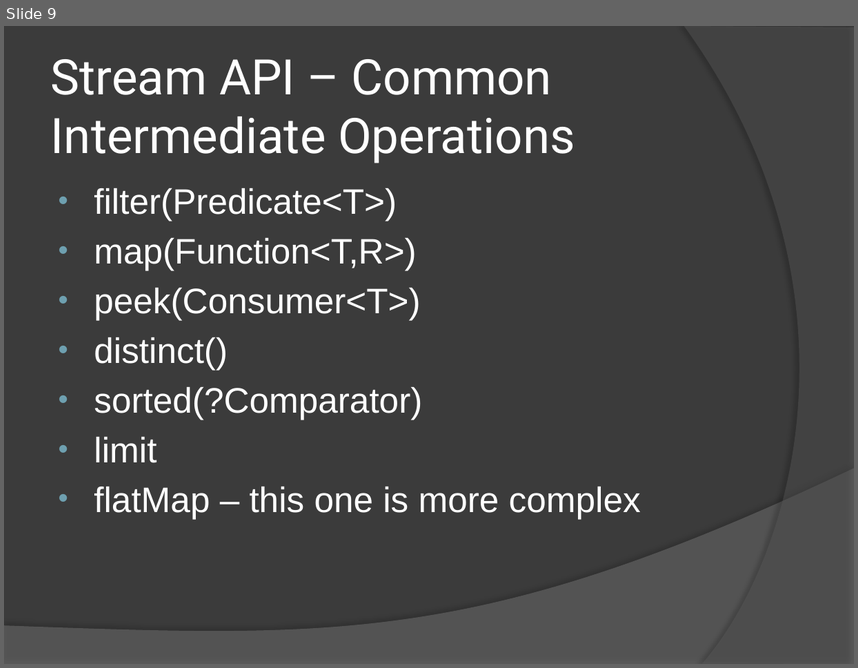
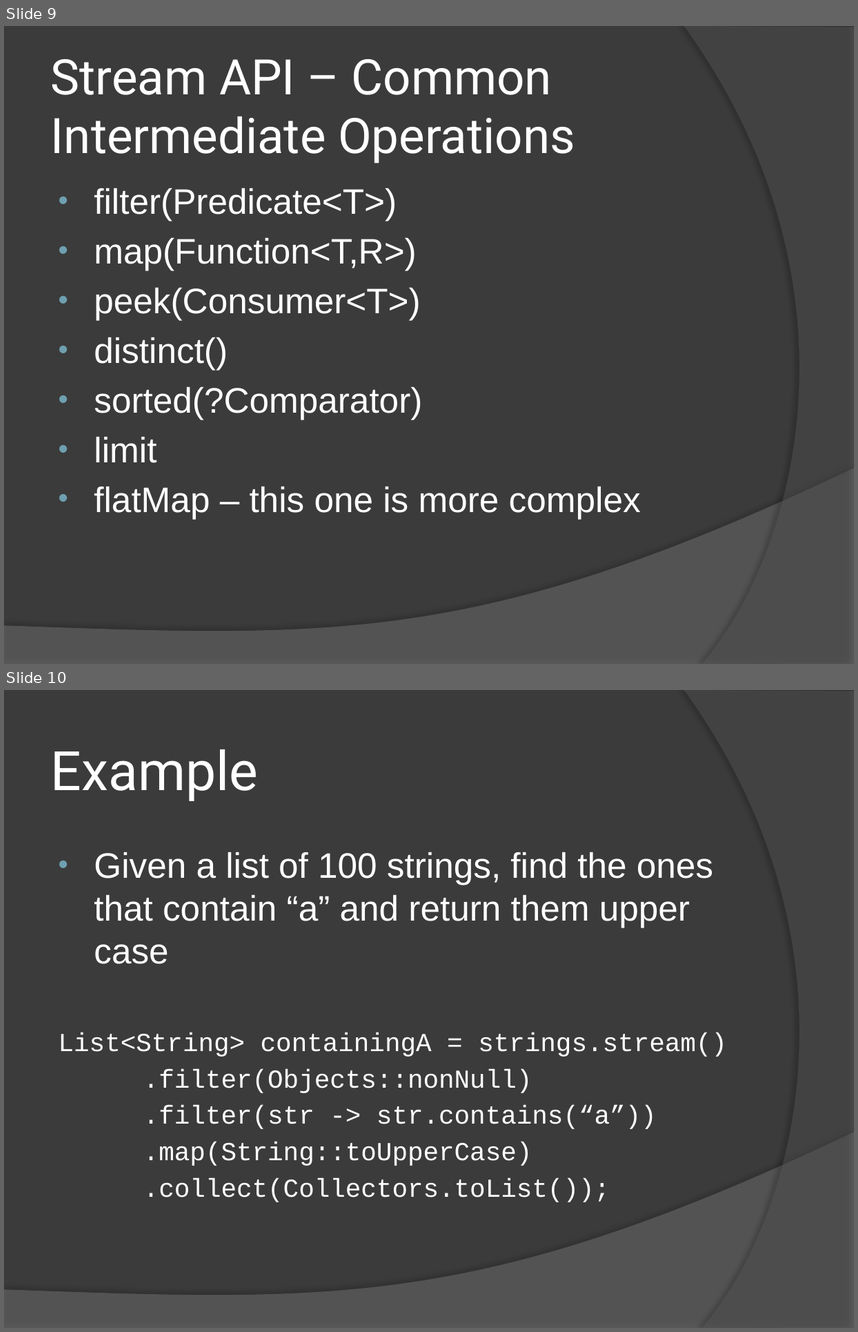
Before and after one commit to jeremymefford/java8-streams-training, a slide deck: java 8 stream training.pptx. Shown one above the other, each under a label of ours: slide 9 before the commit, slides 9 and 10 after it. The pictures are 858x668 and 858x1332 pixels, drawn with LibreOffice and Linux fonts; fonts in the diff are those of the drawing. Boxes give left, top, right and bottom in pixels: in the first picture for what was removed or moved away, otherwise in the second. Text is boxed around its words. In the diff, an @@ line names an element or a change of style, - is before the commit and + after.

```diff
--- a/java 8 stream training.pptx
+++ b/java 8 stream training.pptx
@@ slide 10 added at [4,690,854,1328], background #3B3B3B; not listed: 2 template elements that a slide beside it also shows @@
@@ title added at [51,749,258,801], 46 pt, text #FFFFFF @@
+Example
@@ text added at [59,852,727,1202], 22 pt, text #FFFFFF @@
+• Given a list of 100 strings, find the ones that contain “a” and return them upper case
+List<String> containingA = strings.stream()
+.filter(Objects::nonNull)
+.filter(str -> str.contains(“a”))
+.map(String::toUpperCase)
+.collect(Collectors.toList());
```
Also in this commit, not shown: 5 other slides added.
